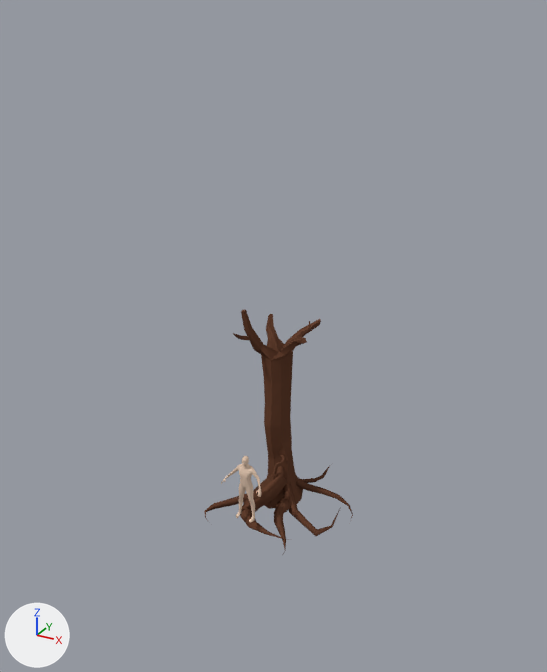
One commit to the Blender file Amelia Blume/Assets/Meshes/hotw_v2.blend: the scene before it, then after it.
Camera for both pictures: a 50 mm lens placed at (30.8, -55.1, 46.5), pointed at (-0.6, 1.9, 18.0). The lights are fixed; the arrows at lower left show +X, +Y and +Z.

Objects in the first picture: 'BezierCurve', 'Cube', 'python_hotw_makehuman-proxy741', 'root.001', 'root.002', 'root.003', 'root.004', 'root.005', 'root.006'.
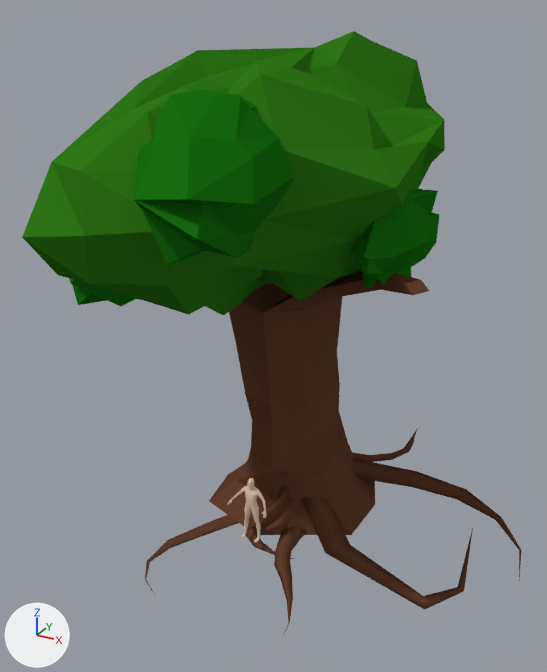
The change, as a list of edits to the scene's bpy script:
```text
Change me_mesh_004:
    where me_mesh_004.from_pydata(...)  # 36 vertices, 32 faces; spans x -3.51..3.59, y -4.0..1.99, z -1.83..1.88
    used by ob_root_004; location = (2.0, -0.8, 1.9); rotation_euler = (0.0, 0.0, -1.406), in degrees (0, 0, -81)
    me_mesh_004 part 4: the whole mesh is moved by (-0.04, 1.01, -0.02)
Change me_mesh:
    where me_mesh.from_pydata(...)  # 20 vertices, 16 faces; spans x -5.64..0.05, y -1.45..4.51, z -0.67..2.19
    used by ob_root_003; location = (2.625, -2.219, 0.233); rotation_euler = (0.0, 0.0, -1.406), in degrees (0, 0, -81)
    me_mesh part 1: the 1 vertex in x -0.25, y 3.43, z 0.13 is moved by (2.19, -1.45, -0.76)
    me_mesh part 2: the 1 vertex in x -0.74, y 3.28, z -0.16 is moved by (2.38, -1.44, -0.76)
    me_mesh part 3: all 16 vertices in x -5.64..-1.97, y -1.45..4.51, z -0.57..2.19 are moved by (2.79, -1.53, -0.76)
Change ob_python_hotw_makehuman_proxy741:
    ob_python_hotw_makehuman_proxy741.location: (0.0, -4.3, 1.9) -> (0.0, -3.4, -1.1)
Remove ob_cube:
    ob_cube = bpy.data.objects.new('Cube', me_cube_002)
Change ob_root_006:
    ob_root_006.location: (2.5, 1.1, 1.5) -> (2.5, 2.1, -1.5)
Change ob_root_005:
    add ob_root_005.parent = ob_trunk
    add ob_root_005.matrix_parent_inverse = Matrix(((0.425, 0.0, 0.0, 0.231), (0.0, 0.468, 0.0, -2.836), (0.0, 0.0, 0.878, 1.114), (0.0, 0.0, 0.0, 1.0)))
    ob_root_005.location: (4.357, -0.0394, 0.233) -> (12.47, -0.669, -2.421)
    ob_root_005.scale: (1.0, 1.0, 1.0) -> (2.84, 3.11, 1.56)
Change ob_root_004:
    ob_root_004.location: (2.0, -0.8, 1.9) -> (1.0, 0.0, -1.0)
Remove ob_beziercurve:
    ob_beziercurve = bpy.data.objects.new('BezierCurve', me_mesh_006)
Change ob_root_003:
    add ob_root_003.parent = ob_trunk
    add ob_root_003.matrix_parent_inverse = Matrix(((0.425, 0.0, 0.0, 0.231), (0.0, 0.468, 0.0, -2.836), (0.0, 0.0, 0.878, 1.114), (0.0, 0.0, 0.0, 1.0)))
    ob_root_003.location: (2.625, -2.219, 0.233) -> (10.67, 1.855, -1.346)
    ob_root_003.scale: (1.0, 1.0, 1.0) -> (2.74, 2.99, 1.42)
Change ob_root_002:
    ob_root_002.location: (2.2, 0.0, 0.9) -> (3.6, 0.5, -2.1)
    ob_root_002.scale: (1.0, 1.0, 1.0) -> (2.1, 1.64, 1.0)
Change ob_root_001:
    ob_root_001.location: (-2.5, 1.1, 1.0) -> (-3.6, 3.5, -2.0)
    ob_root_001.scale: (1.0, 1.0, 1.0) -> (2.1, 2.88, 1.0)
Add ob_trunk:
    ob_trunk = bpy.data.objects.new('trunk', me_cube_002_1)  # 138 vertices, 136 faces; spans x -5.8..6.7, y -7.5..7.2, z -1.0..27.9; in mat_tree_base (brown #5f3d2d), mat_tree_darker (brown #5c3b2c), mat_tree_lighter (brown #644130), mat_tree_darkest (brown #533628)
    ob_trunk.location = (-0.5, 6.1, -1.3)
    ob_trunk.scale = (2.35, 2.14, 1.14)
Add ob_root_007:
    ob_root_007 = bpy.data.objects.new('root.007', me_mesh_006_1)  # 36 vertices, 32 faces; spans x -1.3..1.3, y -4.05..4.05, z -1.37..1.37; in mat_tree_darker (brown #5c3b2c), mat_tree_darkest (brown #533628)
    ob_root_007.location = (5.2, 18.1, 0.2)
    ob_root_007.rotation_euler = (0.0, 0.0, -3.297)  # degrees (0, 0, -189)
    ob_root_007.scale = (2.13, 2.12, 1.78)
Add ob_treetop_001:
    ob_treetop_001 = bpy.data.objects.new('treetop.001', me_sphere_001)  # 58 vertices, 64 faces; spans x -3.61..4.49, y -6.91..7.37, z -7.16..6.79; in mat_hotw_green_darker (dark green #186e10)
    ob_treetop_001.parent = ob_trunk
    ob_treetop_001.location = (10.49, 3.334, 29.05)
    ob_treetop_001.scale = (0.592, 1.24, 0.592)
Add ob_treetop_000:
    ob_treetop_000 = bpy.data.objects.new('treetop.000', me_sphere)  # 114 vertices, 128 faces; spans x -6.3..7.2, y -15.0..15.5, z -4.9..7.0; in mat_hotw_green_base (dark green #2f7918)
    ob_treetop_000.parent = ob_trunk
    ob_treetop_000.location = (-1.146, 6.24, 30.93)
    ob_treetop_000.scale = (1.9, 1.9, 1.9)
Add ob_treetop_003:
    ob_treetop_003 = bpy.data.objects.new('treetop.003', me_sphere_003)  # 58 vertices, 64 faces; spans x -3.46..4.09, y -3.83..4.06, z -4.11..3.94; in mat_hotw_green_darker (dark green #186e10)
    ob_treetop_003.parent = ob_trunk
    ob_treetop_003.location = (3.314, -13.34, 36.44)
    ob_treetop_003.rotation_euler = (0.0, 0.0, 0.419)  # degrees (0, 0, 24)
    ob_treetop_003.scale = (1.31, 2.96, 1.31)
Add ob_treetop_002:
    ob_treetop_002 = bpy.data.objects.new('treetop.002', me_sphere_002)  # 58 vertices, 64 faces; spans x -3.47..4.21, y -4.31..3.81, z -5.55..2.84; in mat_hotw_green_darker (dark green #186e10)
    ob_treetop_002.parent = ob_trunk
    ob_treetop_002.location = (-9.727, -4.832, 30.15)
    ob_treetop_002.scale = (1.4, 2.43, 1.4)
```

Location of each change, [x1, y1, x2, y2] in pixels of the pictures (547 x 672 px; the box of a moved part takes in the faces that stretch with it):
'treetop.000', added (green)
    after: [22, 31, 445, 315]
'trunk', added (brown)
    after: [209, 270, 429, 535]
'treetop.003', added (green)
    after: [134, 89, 294, 264]
'treetop.001', added (green)
    after: [351, 188, 439, 289]
'Cube', deleted (brown)
    before: [233, 310, 321, 509]
'root.003', reshaped, moved, rescaled (193% wider, 113% taller)
    before: [283, 483, 341, 536]
    after: [301, 496, 473, 610]
'root.005', moved, rescaled
    before: [295, 473, 353, 519]
    after: [352, 458, 521, 581]
'root.002', moved, rescaled
    before: [274, 497, 291, 556]
    after: [274, 522, 307, 633]
'root.004', moved
    before: [240, 472, 292, 540]
    after: [246, 491, 294, 559]
'python_hotw_makehuman-proxy741', moved
    before: [221, 456, 261, 522]
    after: [227, 478, 267, 542]
'root.001', moved, rescaled
    before: [204, 493, 248, 519]
    after: [145, 515, 239, 597]
'treetop.002', added (green)
    after: [69, 278, 141, 306]
'root.006', moved
    before: [241, 466, 284, 511]
    after: [247, 486, 288, 530]
'root.007', added (brown)
    after: [353, 430, 417, 462]
'BezierCurve', deleted
    before: [301, 463, 333, 483]
part 1 of me_mesh, moved or reshaped
    before: [290, 509, 333, 536]
    after: [326, 547, 464, 610]
part 2 of me_mesh, moved or reshaped
    before: [296, 509, 329, 530]
    after: [341, 545, 462, 600]
part 3 of me_mesh, moved or reshaped
    before: [283, 483, 341, 526]
    after: [301, 496, 473, 590]
